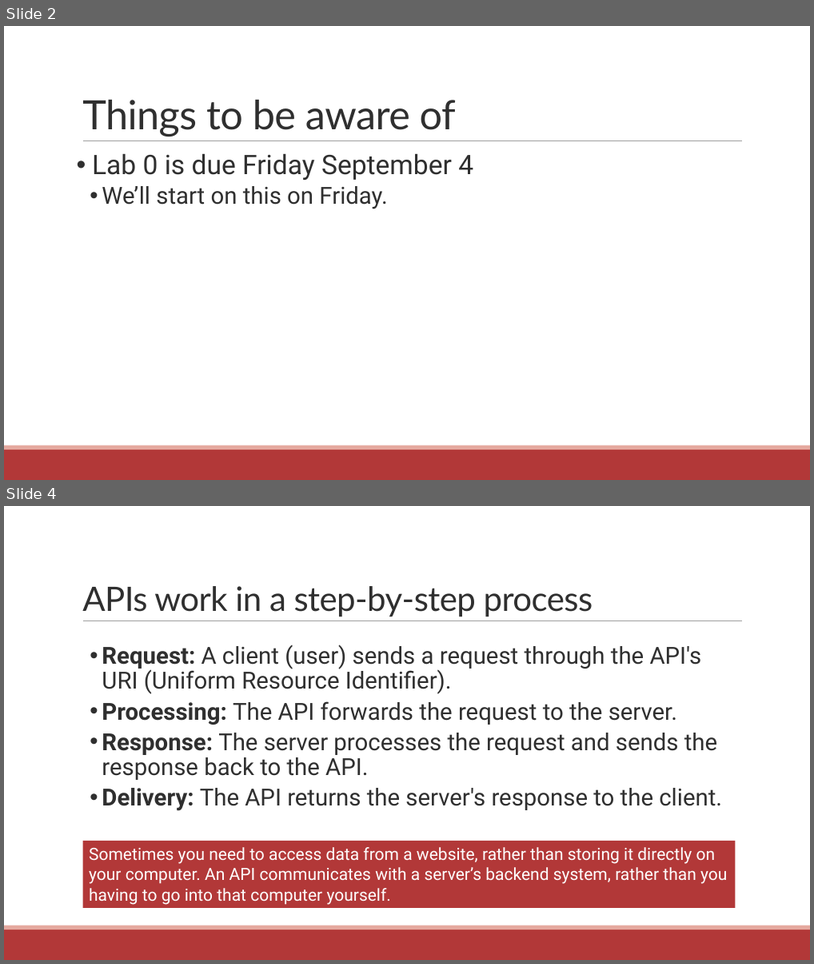
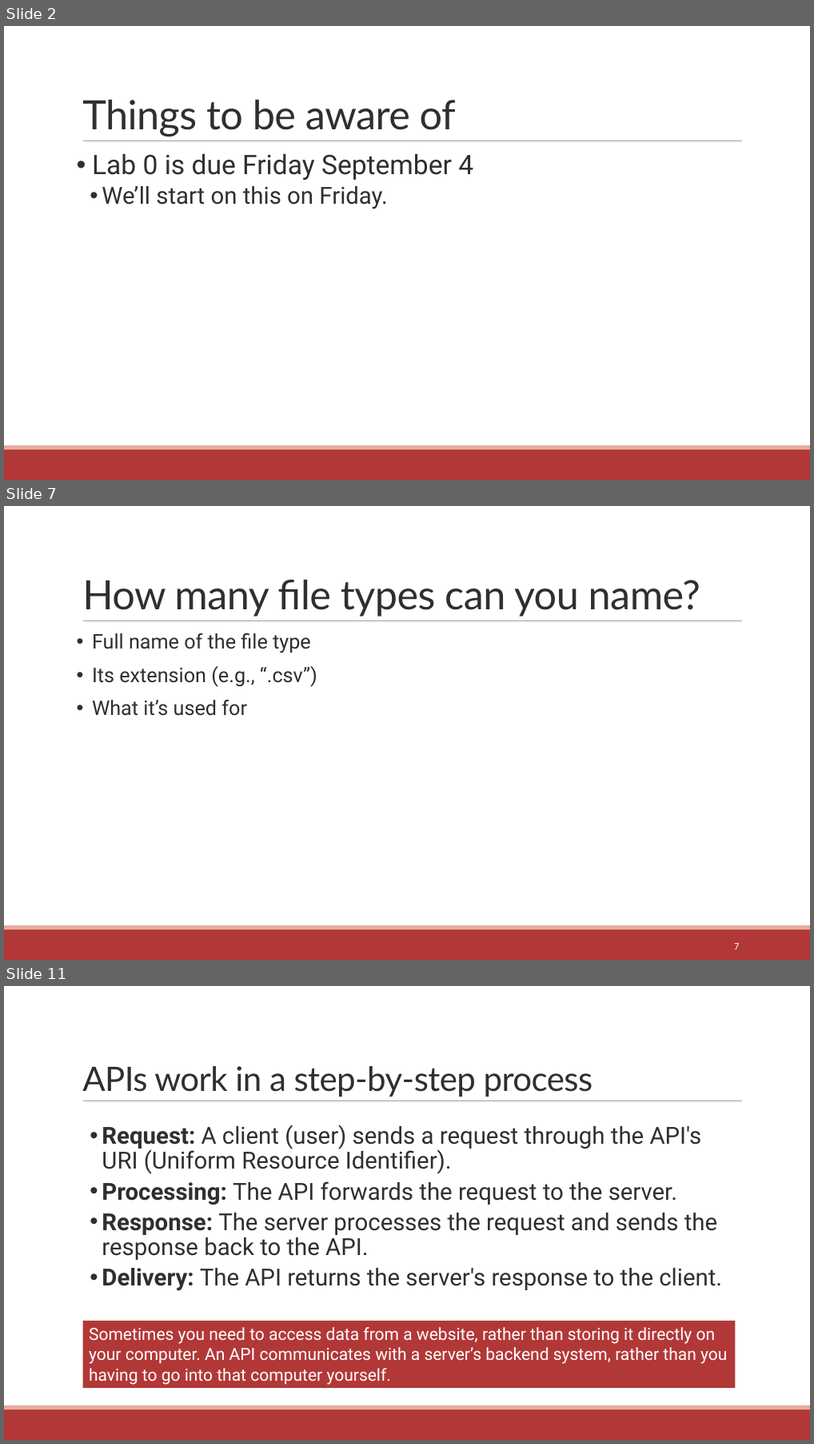
Before and after one commit to communitymaplab/geog4300_datascience, a slide deck: in_class_slides/geog4300_L05-readingdata.pptx. Shown one above the other, each under a label of ours: slides 2 and 4 before the commit, slides 2, 7 and 11 after it; the slides between them are not shown. The pictures are 814x964 and 814x1444 pixels, drawn with LibreOffice and Linux fonts; fonts in the diff are those of the drawing. Boxes give left, top, right and bottom in pixels: in the first picture for what was removed or moved away, otherwise in the second. Text is boxed around its words. In the diff, an @@ line names an element or a change of style, - is before the commit and + after.

```diff
--- a/in_class_slides/geog4300_L05-readingdata.pptx
+++ b/in_class_slides/geog4300_L05-readingdata.pptx
@@ slide 7 added at bbox=[4, 506, 810, 960], background #FFFFFF; not listed: 3 template elements that a slide beside it also shows @@
@@ title added at bbox=[82, 580, 701, 616], 48 pt, text #2F2F2F @@
+How many file types can you name?
@@ text added at bbox=[92, 633, 318, 716], 24 pt, text #2F2F2F @@
+• Full name of the file type
+• Its extension (e.g., “.csv”)
+• What it’s used for
@@ page number added at bbox=[734, 943, 739, 949], 12 pt, text #FFFFFF @@
+7
@@ what was slide 4 is now slide 11 @@
```
Also in this commit, not shown: 2 slides changed, 9 other slides added, 1 slide removed, 8 other files.
